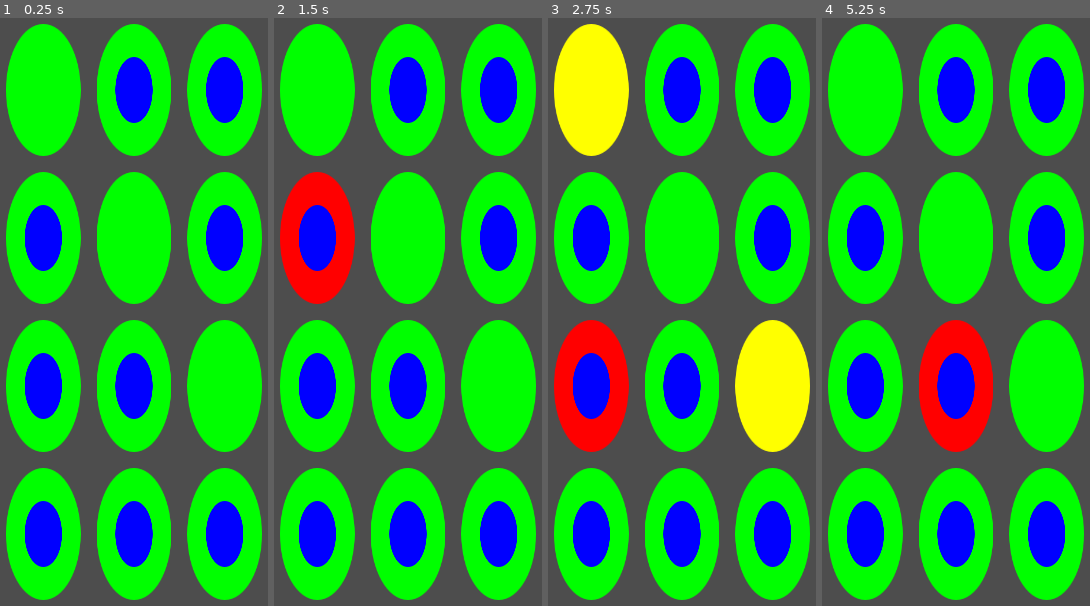
Above: before the commit, frames 1-4 (left to right).
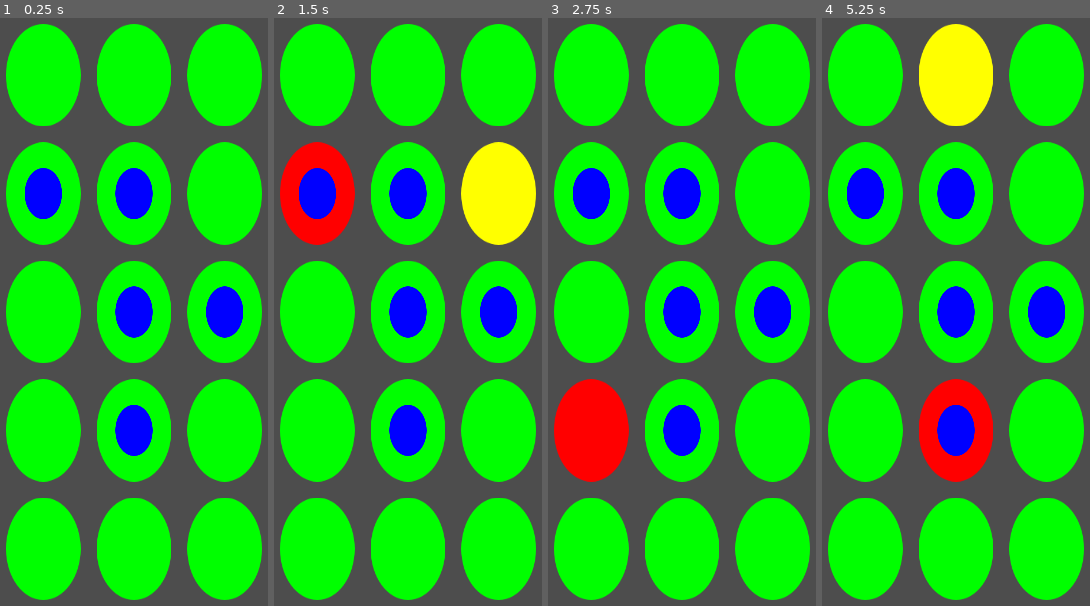
Above: after the commit, the same moments.

Repository: sisipun/FroggyJump
Game: Godot game, scene res://script/game.tscn
Two runs of this game, one before a commit and one after it. Both use one fixed random seed, a clock stepped at 60 frames per second and the inputs below.
Inputs (mouse positions are in pixels of both pictures, inside the frame that each line leads up to):
- Up to frame 1 (0.25 s): no input
- Up to frame 2 (1.5 s): tap Enter at 0.5 s; move the mouse to (316, 88) at 0.52 s; click (316, 88) at 0.67 s; tap Space at 1.25 s; move the mouse to (316, 235) at 1.27 s; click (316, 235) at 1.42 s
- Up to frame 3 (2.75 s): tap Enter at 2 s; move the mouse to (590, 388) at 2.02 s; click (590, 388) at 2.17 s
- Up to frame 4 (5.25 s): tap Space at 2.75, 4.25 s; move the mouse to (864, 535) at 2.77 s; click (864, 535) at 2.92 s; tap Enter at 3.5 s; move the mouse to (956, 88) at 3.52 s; click (956, 88) at 3.67 s; move the mouse to (956, 235) at 4.27 s; click (956, 235) at 4.42 s; move the mouse to (956, 388) at 5.02 s; click (956, 388) at 5.17 s

The runs differ from the first frame. In frame 1, 43% of the frame differs, in the area x 2-98%, y 1-99%; in frame 2, 46%; in frame 3, 51%; in frame 4, 46%.

Commit message:
Use level model as logic part of level and level as a view part

Diff:
--- a/asset/resource/level/1_level.tres
+++ b/asset/resource/level/1_level.tres
@@ -6,21 +6,33 @@
 
 [sub_resource type="Resource" id="Resource_yd6b5"]
 script = ExtResource("1_tu1vm")
-coordinates = Vector2i(1, 1)
+coordinates = Vector2i(2, 2)
 platfrom = 1
 jumper = 1
 
 [sub_resource type="Resource" id="Resource_bvqhv"]
 script = ExtResource("1_tu1vm")
-coordinates = Vector2i(1, 2)
+coordinates = Vector2i(1, 3)
 platfrom = 1
 jumper = 2
 
 [sub_resource type="Resource" id="Resource_gneva"]
 script = ExtResource("1_tu1vm")
-coordinates = Vector2i(2, 1)
+coordinates = Vector2i(1, 2)
 platfrom = 1
 jumper = 3
+
+[sub_resource type="Resource" id="Resource_5krmm"]
+script = ExtResource("1_tu1vm")
+coordinates = Vector2i(1, 1)
+platfrom = 1
+jumper = 1
+
+[sub_resource type="Resource" id="Resource_qrymg"]
+script = ExtResource("1_tu1vm")
+coordinates = Vector2i(0, 1)
+platfrom = 1
+jumper = 2
 
 [sub_resource type="Resource" id="Resource_8k2ry"]
 script = ExtResource("2_5feo2")
@@ -34,4 +46,4 @@
 height = 5
 win_condition = 1
 default_cell = SubResource("Resource_8k2ry")
-custom_cells = Array[ExtResource("1_tu1vm")]([SubResource("Resource_yd6b5"), SubResource("Resource_bvqhv"), SubResource("Resource_gneva")])
+custom_cells = Array[ExtResource("1_tu1vm")]([SubResource("Resource_yd6b5"), SubResource("Resource_bvqhv"), SubResource("Resource_gneva"), SubResource("Resource_5krmm"), SubResource("Resource_qrymg")])
--- a/script/game_state/model/jumper_model.gd
+++ b/script/game_state/model/jumper_model.gd
@@ -15,12 +15,14 @@
 
 
 var _coordinates: Vector2i
+var _type: Type
 var _jump_distance: int
 var _health: int
 
 
-func _init(coordinates: Vector2i, jump_distance: int, health: int) -> void:
+func _init(coordinates: Vector2i, type: Type, jump_distance: int, health: int) -> void:
 	_coordinates = coordinates
+	_type = type
 	_jump_distance = jump_distance
 	_health = health
 
@@ -29,13 +31,33 @@
 	return _coordinates
 
 
-func get_possible_moves() -> Array[Vector2i]:
+func get_type() -> Type:
+	return _type
+
+
+func get_jump_distance() -> int:
+	return _jump_distance
+
+
+func get_health() -> int:
+	return _health
+
+
+func get_move_range(map_width: int, map_height: int) -> Array[Vector2i]:
 	var moves: Array[Vector2i] = []
 	for i in range(_jump_distance):
-		moves.append(Vector2i(_coordinates.x + (i + 2), _coordinates.y))
-		moves.append(Vector2i(_coordinates.x, _coordinates.y + (i + 2)))
-		moves.append(Vector2i(_coordinates.x - (i + 2), _coordinates.y))
-		moves.append(Vector2i(_coordinates.x, _coordinates.y - (i + 2)))
+		var new_x_pos: int = _coordinates.x + (i + 2)
+		var new_x_neg: int = _coordinates.x - (i + 2)
+		var new_y_pos: int = _coordinates.y + (i + 2)
+		var new_y_neg: int = _coordinates.y - (i + 2)
+		if new_x_pos < map_width:
+			moves.append(Vector2i(new_x_pos, _coordinates.y))
+		if new_x_neg >= 0:
+			moves.append(Vector2i(new_x_neg, _coordinates.y))
+		if new_y_pos < map_height:
+			moves.append(Vector2i(_coordinates.x, new_y_pos))
+		if new_y_neg >= 0:
+			moves.append(Vector2i(_coordinates.x, new_y_neg))
 	return moves
 
 
--- a/script/game_state/model/level_model.gd
+++ b/script/game_state/model/level_model.gd
@@ -1,5 +1,13 @@
 class_name LevelModel
 extends Object
+
+
+signal selected(x, y)
+signal unselected(x, y)
+signal jumper_moved(x_from, y_from, x_to, y_to)
+signal jumper_hitted(x, y, current_health)
+signal jumper_dead(x, y)
+signal completed(won)
 
 
 var _width: int
@@ -7,8 +15,16 @@
 var _win_condition: int
 var _map: Array[Array]
 
+var _selected_platform: PlatformModel
 
-func _init(width: int, height: int, win_condition: int, default_cell: LevelCellResource, custom_cells: Array[LevelCellCustomResource]) -> void:
+
+func _init(
+	width: int,
+	height: int,
+	win_condition: int,
+	default_cell: LevelCellResource,
+	custom_cells: Array[LevelCellCustomResource]
+) -> void:
 	_width = width
 	_height = height
 	_win_condition = win_condition
@@ -23,5 +39,114 @@
 			var cell: LevelCellResource = _custom_cells[coordinates] if _custom_cells.has(coordinates) else default_cell
 			var jumper: JumperModel = Jumpers.get_model_by_type(coordinates, cell.jumper)
 			var platform_model: PlatformModel = Platforms.get_model_by_type(coordinates, cell.platfrom)
-			platform_model.add_jumper(jumper)
+			if platform_model != null:
+				platform_model.add_jumper(jumper)
 			_map[x].append(platform_model)
+			platform_model.jumper_hitted.connect(Callable(self, "_on_jumper_hitted").bind(x, y))
+			platform_model.jumper_dead.connect(Callable(self, "_on_jumper_dead").bind(x, y))
+
+
+func is_completed() -> bool:
+	for x in range(_width):
+		for y in range(_height):
+			if get_possible_moves(x, y) != []:
+				return false
+
+	return true
+
+
+func is_won() -> bool:
+	return get_jumpers_count() <= _win_condition
+
+
+func get_width() -> int:
+	return _width
+
+
+func get_height() -> int:
+	return _height
+
+
+func has_platform(x: int, y: int) -> bool:
+	return _map[x][y] != null
+
+
+func get_platform(x: int, y: int) -> PlatformModel:
+	return _map[x][y]
+
+
+func get_possible_moves(x: int, y: int) -> Array[Vector2i]:
+	var platform: PlatformModel = _map[x][y]
+	if platform == null or not platform.has_jumper():
+		return []
+
+	var moves: Array[Vector2i] = []
+	var jumper_move_range: Array[Vector2i] = platform.get_jumper_move_range(_width, _height)
+	for jumper_move in jumper_move_range:
+		var move_to_platform: PlatformModel = _map[jumper_move.x][jumper_move.y]
+		if move_to_platform != null and move_to_platform.can_jump_to(platform, _map):
+			moves.append(jumper_move)
+
+	return moves
+
+
+func get_jumpers_count() -> int:
+	var count: int = 0
+	for x in range(_width):
+		for y in range(_height):
+			if _map[x][y].has_jumper():
+				count += 1
+
+	return count
+
+
+func select(x: int, y: int) -> void:
+	if _map[x][y] == null:
+		return
+
+	if _selected_platform == null:
+		_selected_platform = _map[x][y]
+		emit_signal("selected", x, y)
+		return
+
+	var selected_coordinates: Vector2i = _selected_platform.get_coordinates()
+	if not _try_move(selected_coordinates.x, selected_coordinates.y, x, y):
+		emit_signal("unselected", selected_coordinates.x, selected_coordinates.y)
+		_selected_platform = _map[x][y]
+		emit_signal("selected", x, y)
+		return
+
+	emit_signal("unselected", selected_coordinates.x, selected_coordinates.y)
+	_selected_platform = null
+	if is_completed():
+		emit_signal("completed", is_won())
+
+
+func _try_move(x_from: int, y_from: int, x_to: int, y_to: int) -> bool:
+	var from_platform: PlatformModel = _map[x_from][y_from]
+	var to_platform: PlatformModel = _map[x_to][y_to]
+	if from_platform == null or to_platform == null:
+		return false
+
+	var possible_moves: Array[Vector2i] = get_possible_moves(x_from, y_from)
+	if to_platform.get_coordinates() not in possible_moves:
+		return false
+
+	var jumper: JumperModel = from_platform.get_jumper()
+	from_platform.clear_jumper()
+
+	var jumpers_between: Array[JumperModel] = from_platform.get_jumpers_between(to_platform, _map)
+	for jumper_between in jumpers_between:
+		jumper_between.hit()
+
+	_map[x_to][y_to].add_jumper(jumper)
+	emit_signal("jumper_moved", x_from, y_from, x_to, y_to)
+	return true
+
+
+func _on_jumper_hitted(x: int, y: int, current_health: int) -> void:
+	emit_signal("jumper_hitted", x, y, current_health)
+
+
+func _on_jumper_dead(x: int, y: int) -> void:
+	emit_signal("jumper_dead", x, y)
--- a/script/game_state/model/platform_model.gd
+++ b/script/game_state/model/platform_model.gd
@@ -1,5 +1,9 @@
 class_name PlatformModel
 extends Object
+
+
+signal jumper_hitted(current_health)
+signal jumper_dead
 
 
 enum Type {
@@ -11,11 +15,13 @@
 
 
 var _coordinates: Vector2i
+var _type: Type
 var _jumper: JumperModel
 
 
-func _init(coordinates: Vector2i) -> void:
+func _init(coordinates: Vector2i, type: Type) -> void:
 	_coordinates = coordinates
+	_type = type
 
 
 func has_jumper() -> bool:
@@ -23,29 +29,64 @@
 
 
 func can_jump_to(jump_from: PlatformModel, map: Array[Array]) -> bool:
-	var distance: Vector2i = _coordinates - jump_from.get_coordinates()
-	var step: Vector2i = _coordinates / max(distance.x, distance.y)
-	var check_path: Vector2i = jump_from.get_coordinates() + step
-	while check_path != _coordinates:
-		if map[check_path.x][check_path.y].has_jumper():
-			return true
-	return false
+	return not has_jumper() and not get_jumpers_between(jump_from, map).is_empty()
 
 
 func get_coordinates() -> Vector2i:
 	return _coordinates
 
 
-func get_possible_moves() -> Array[Vector2i]:
+func get_type() -> Type:
+	return _type
+
+
+func get_jumper() -> JumperModel:
+	return _jumper
+
+
+func get_jumper_move_range(map_width: int, map_height: int) -> Array[Vector2i]:
 	if not has_jumper():
 		return []
 
-	return _jumper.get_possible_moves()
+	return _jumper.get_move_range(map_width, map_height)
+
+
+func get_jumpers_between(plaftorm: PlatformModel, map: Array[Array]) -> Array[JumperModel]:
+	var jumpers: Array[JumperModel] = []
+	var distance: Vector2i = _coordinates - plaftorm.get_coordinates()
+	var distance_max: int = max(abs(distance.x), abs(distance.y))
+	if distance_max == 0:
+		return []
+
+	var step: Vector2i = distance / distance_max
+	var check_path: Vector2i = plaftorm.get_coordinates() + step
+	while check_path != _coordinates:
+		var platform_between: PlatformModel = map[check_path.x][check_path.y]
+		if platform_between.has_jumper():
+			jumpers.append(platform_between.get_jumper())
+		check_path += step
+	return jumpers
 
 
 func add_jumper(jumper: JumperModel) -> void:
 	_jumper = jumper
 
+	if _jumper != null:
+		_jumper.move_to(_coordinates)
+		_jumper.hitted.connect(_on_jumper_hitted)
+		_jumper.dead.connect(_on_jumper_dead)
+
 
 func clear_jumper() -> void:
+	_jumper.hitted.disconnect(_on_jumper_hitted)
+	_jumper.dead.disconnect(_on_jumper_dead)
 	_jumper = null
+
+
+func _on_jumper_hitted(current_health: int) -> void:
+	emit_signal("jumper_hitted", current_health)
+
+
+func _on_jumper_dead() -> void:
+	emit_signal("jumper_dead")
+	clear_jumper()
--- a/script/game_state/storage/jumper_storage.gd
+++ b/script/game_state/storage/jumper_storage.gd
@@ -24,4 +24,4 @@
 		return null
 
 	var resource: JumperResource = get_resource_by_type(type)
-	return JumperModel.new(coordinates, resource.jump_distance, resource.health)
+	return JumperModel.new(coordinates, type, resource.jump_distance, resource.health)
--- a/script/game_state/storage/level_storage.tscn
+++ b/script/game_state/storage/level_storage.tscn
@@ -5,4 +5,4 @@
 
 [node name="LevelStorage" type="Node"]
 script = ExtResource("1_fjihp")
-_levels = Array[Object]([ExtResource("2_t4o83")])
+_levels = Array[Resource("res://script/game_state/resource/level_resource.gd")]([ExtResource("2_t4o83")])
--- a/script/game_state/storage/platform_storage.gd
+++ b/script/game_state/storage/platform_storage.gd
@@ -24,4 +24,4 @@
 	if type == PlatformModel.Type.NONE:
 		return null
 
-	return PlatformModel.new(coordinates)
+	return PlatformModel.new(coordinates, type)
--- a/script/level/jumper/jumper.gd
+++ b/script/level/jumper/jumper.gd
@@ -7,12 +7,14 @@
 @onready var _shape: CollisionShape2D = get_node(_shape_path)
 
 var jump_distance: int
+var health: int
 
 
-func init(_size: Vector2, _jump_distance: int) -> Jumper:
+func init(_size: Vector2, _jump_distance: int, _health: int) -> Jumper:
 	scale = Vector2(
 		_size.x / _shape.shape.get_rect().size.x,
 		_size.y / _shape.shape.get_rect().size.y
 	)
 	jump_distance = _jump_distance
+	health = _health
 	return self
--- a/script/level/level.gd
+++ b/script/level/level.gd
@@ -8,18 +8,16 @@
 @export var _jumper_scene: PackedScene
 @export var _platform_scene: PackedScene
 
-@export var _level_id: String
-@export var _level_size: Vector2i
-@export var _platform_margin: Vector2
-@export var _jumpers_count_to_win: int
-
 @onready var _spawn_area: CollisionShape2D = get_node(_spawn_area_path)
 @onready var _platforms: Node2D = get_node(_platforms_path)
 @onready var _jumpers: Node2D = get_node(_jumpers_path)
 
+@export var _level_id: String
+@export var _platform_margin: Vector2
+
 var _platform_map: Array[Array] = []
-var _clicked_platform: Platform = null
-var _clicked_possible_moves: Array[Vector2i] = []
+var _level_model: LevelModel
+var _selected_possible_moves: Array[Vector2i] = []
 
 
 func _ready() -> void:
@@ -35,151 +33,112 @@
 
 
 func clear() -> void:
+	if _level_model == null:
+		return
+
+	_level_model.selected.disconnect(_on_selected)
+	_level_model.unselected.disconnect(_on_unselected)
+	_level_model.jumper_moved.disconnect(_on_jumper_moved)
+	_level_model.jumper_hitted.disconnect(_on_jumper_hitted)
+	_level_model.jumper_dead.disconnect(_on_jumper_dead)
+	_level_model.completed.disconnect(_on_completed)
+	_level_model = null
+
 	for line in _platform_map:
 		for platform in line:
-			_remove_jumper(platform.coordinates)
+			_remove_jumper(platform.coordinates.x, platform.coordinates.y)
 			platform.clicked.disconnect(_on_platform_clicked)
 			platform.queue_free()
 	_platform_map.clear()
 
 
 func start() -> void:
-	var level_model: LevelModel = Levels.get_model_by_id(_level_id)
+	_level_model = Levels.get_model_by_id(_level_id)
+	_level_model.selected.connect(_on_selected)
+	_level_model.unselected.connect(_on_unselected)
+	_level_model.jumper_moved.connect(_on_jumper_moved)
+	_level_model.jumper_hitted.connect(_on_jumper_hitted)
+	_level_model.jumper_dead.connect(_on_jumper_dead)
+	_level_model.completed.connect(_on_completed)
+
 	var spawn_area_size: Vector2 = _spawn_area.shape.b - _spawn_area.shape.a
-	var level_size: Vector2 = Vector2(_level_size.x, _level_size.y)
+	var level_size: Vector2 = Vector2(_level_model.get_width(), _level_model.get_height())
 	var platform_size: Vector2 = (spawn_area_size - _platform_margin * (level_size + Vector2(1, 1))) / level_size
 	var jumper_size: Vector2 = platform_size / 2.0
 
-	for x in range(_level_size.x):
+	for x in range(_level_model.get_width()):
 		_platform_map.append([])
-		for y in range(_level_size.y):
+		for y in range(_level_model.get_height()):
+			if not _level_model.has_platform(x, y):
+				_platform_map[x].append(null)
+				continue
+
+			var platform_model: PlatformModel = _level_model.get_platform(x, y)
 			var spawn_position = _spawn_area.shape.a + _platform_margin + (platform_size / 2) + Vector2(x, y) * (_platform_margin + platform_size)
-			var spawn_coordinates = Vector2i(x, y)
 			var platform: Platform = _platform_scene.instantiate()
 			_platforms.add_child(platform)
-			platform.init(spawn_coordinates, spawn_position, platform_size)
+			platform.init(platform_model.get_coordinates(), spawn_position, platform_size)
 			platform.clicked.connect(_on_platform_clicked)
 
-			if x != y:
+			if platform_model.has_jumper():
+				var jumper_model: JumperModel = platform_model.get_jumper()
 				var jumper: Jumper = _jumper_scene.instantiate()
 				_jumpers.add_child(jumper)
-				jumper.init(jumper_size, 1)
+				jumper.init(jumper_size, jumper_model.get_jump_distance(), jumper_model.get_health())
 				platform.jumper = jumper
 
 			_platform_map[x].append(platform)
 
 
-func _on_platform_clicked(coordinates: Vector2i) -> void:
-	if _clicked_platform == null or not _clicked_platform.has_jumper():
-		_set_clicked(coordinates)
-		return
-
-	var platform: Platform = _platform_map[coordinates.x][coordinates.y]
-	if platform.has_jumper() or coordinates not in _clicked_possible_moves:
-		_set_clicked(coordinates)
-		return
-
-	var clicked_coordinates: Vector2i = _clicked_platform.coordinates
-	var clicked_jumper: Jumper = _clicked_platform.jumper
-
-	_clicked_platform.remove_jumper()
-	_clear_clicked()
-
-	for x in range(min(clicked_coordinates.x, coordinates.x) + 1, max(clicked_coordinates.x, coordinates.x)):
-		_remove_jumper(Vector2i(x, clicked_coordinates.y))
-
-	for y in range(min(clicked_coordinates.y, coordinates.y) + 1, max(clicked_coordinates.y, coordinates.y)):
-		_remove_jumper(Vector2i(clicked_coordinates.x, y))
-
-	platform.jumper = clicked_jumper
-	if _is_no_steps():
-		print('won' if _jumpers_count_to_win >= _get_jumpers_count() else 'lost')
-		clear()
-		start()
+func _on_platform_clicked(x: int, y: int) -> void:
+	_level_model.select(x, y)
 
 
-func _is_no_steps() -> bool:
-	for x in range(_level_size.x):
-		for y in range(_level_size.y):
-			if _get_possible_moves(Vector2i(x, y)) != []:
-				return false
+func _on_selected(x: int, y: int) -> void:
+	var selected: Platform = _platform_map[x][y]
+	selected.show_as_current()
 
-	return true
-
-
-func _get_jumpers_count() -> int:
-	var count: int = 0
-	for x in range(_level_size.x):
-		for y in range(_level_size.y):
-			if _platform_map[x][y].has_jumper():
-				count += 1
-
-	return count
-
-
-func _set_clicked(coordinates: Vector2i) -> void:
-	if _clicked_platform != null:
-		_clear_clicked()
-
-	_clicked_platform = _platform_map[coordinates.x][coordinates.y]
-	_clicked_platform.show_as_current()
-
-	_clicked_possible_moves = _get_possible_moves(_clicked_platform.coordinates)
-	for move in _clicked_possible_moves:
+	_selected_possible_moves = _level_model.get_possible_moves(x, y)
+	for move in _selected_possible_moves:
 		_platform_map[move.x][move.y].show_as_possible_move()
 
 
-func _clear_clicked() -> void:
-	_clicked_platform.show_as_default()
+func _on_unselected(x: int, y: int) -> void:
+	for move in _selected_possible_moves:
+		_platform_map[move.x][move.y].show_as_default()
+	_selected_possible_moves.clear()
 
-	for move in _clicked_possible_moves:
-		_platform_map[move.x][move.y].show_as_default()
-
-	_clicked_platform = null
-	_clicked_possible_moves.clear()
+	var unselected: Platform = _platform_map[x][y]
+	unselected.show_as_default()
 
 
-func _remove_jumper(coordinates: Vector2i) -> void:
-	var platform: Platform = _platform_map[coordinates.x][coordinates.y]
-	if platform.has_jumper():
-		var jummer: Jumper = platform.jumper
-		platform.remove_jumper()
-		jummer.queue_free()
+func _on_jumper_moved(x_from: int, y_from: int, x_to: int, y_to: int) -> void:
+	var platform_from: Platform = _platform_map[x_from][y_from]
+	var platform_to: Platform = _platform_map[x_to][y_to]
+	var jumper: Jumper = platform_from.jumper
+	platform_from.remove_jumper()
+	platform_to.jumper = jumper
 
 
-func _get_possible_moves(coordinates: Vector2i) -> Array[Vector2i]:
-	var platform: Platform = _platform_map[coordinates.x][coordinates.y]
-	if not platform.has_jumper():
-		return []
-
+func _on_jumper_hitted(current_health: int, x: int, y: int) -> void:
+	var platform: Platform = _platform_map[x][y]
 	var jumper: Jumper = platform.jumper
-	var jump_distance: int = jumper.jump_distance
-
-	return (
-		_get_line_possible_moves(coordinates, jump_distance, 1, 0)
-		+ _get_line_possible_moves(coordinates, jump_distance, 0, 1)
-		+ _get_line_possible_moves(coordinates, jump_distance, -1, 0)
-		+  _get_line_possible_moves(coordinates, jump_distance, 0, -1)
-	)
+	jumper.health = current_health
 
 
-func _get_line_possible_moves(
-	coordinates: Vector2i,
-	jump_distance: int,
-	x_mul: int,
-	y_mul: int
-) -> Array[Vector2i]:
-	var moves: Array[Vector2i] = []
-	var has_jumper: bool = false
-	for i in range(jump_distance + 1):
-		var new_x: int = coordinates.x + (x_mul * (i + 1))
-		var new_y: int = coordinates.y + (y_mul * (i + 1))
-		if new_x >= _platform_map.size() or new_x < 0 or new_y >= _platform_map[0].size() or new_y < 0:
-			continue
-		if _platform_map[new_x][new_y].has_jumper():
-			has_jumper = true
-			continue
-		if has_jumper:
-			moves.append(Vector2i(new_x, new_y))
+func _on_jumper_dead(x: int, y: int) -> void:
+	_remove_jumper(x, y)
 
-	return moves
+
+func _on_completed(won: bool) -> void:
+	print('won' if won else 'lost')
+	clear()
+	start()
+
+
+func _remove_jumper(x: int, y: int) -> void:
+	var platform: Platform = _platform_map[x][y]
+	if platform.has_jumper():
+		var jumper: Jumper = platform.jumper
+		platform.remove_jumper()
+		jumper.queue_free()
--- a/script/level/level.tscn
+++ b/script/level/level.tscn
@@ -20,8 +20,7 @@
 _jumper_scene = ExtResource("2_tc0vj")
 _platform_scene = ExtResource("3_wauld")
 _level_id = "1"
-_level_size = Vector2i(3, 4)
-_jumpers_count_to_win = 3
+_platform_margin = Vector2(20, 20)
 
 [node name="Shape" type="CollisionShape2D" parent="."]
 shape = SubResource("RectangleShape2D_xy8qr")
--- a/script/level/platform/platform.gd
+++ b/script/level/platform/platform.gd
@@ -2,7 +2,7 @@
 extends Area2D
 
 
-signal clicked(coordinates)
+signal clicked(x, y)
 
 
 @export_node_path("CollisionShape2D") var _shape_path: NodePath
@@ -35,7 +35,7 @@
 
 func _input_event(_viewport: Viewport, event: InputEvent, _shape_idx: int) -> void:
 	if event is InputEventScreenTouch and event.is_pressed():
-		emit_signal("clicked", coordinates)
+		emit_signal("clicked", coordinates.x, coordinates.y)
 
 
 func has_jumper() -> bool:
Not shown: 1 places in asset/resource/level/1_level.tres that only renumber resources
Not shown, removed: script/level/lev518.tmp
